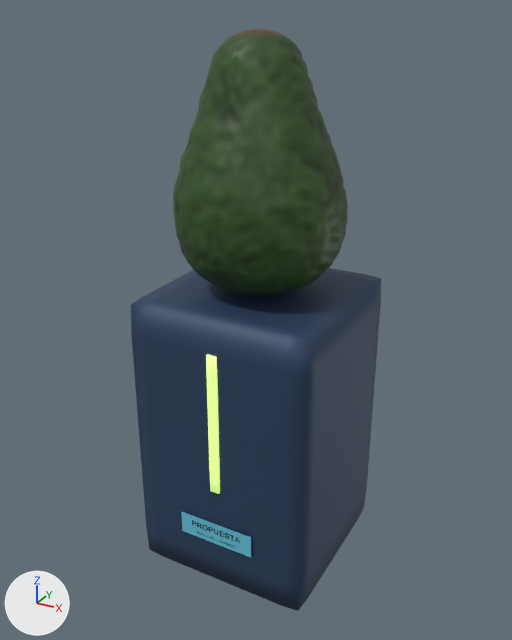
What one commit did to the glTF model dist/assets/palta-reveal.glb.
Before and after are seen from a camera (50 mm lens) standing at (0.986, -1.831, 1.751) and looking at (-0.013, -0.014, 0.843). Arrows for +X, +Y and +Z are at lower left; the lights stay in place. The older version comes first.

Names of what the first picture shows: 'palta_half_left', 'palta_half_right', 'palta_pedestal'.
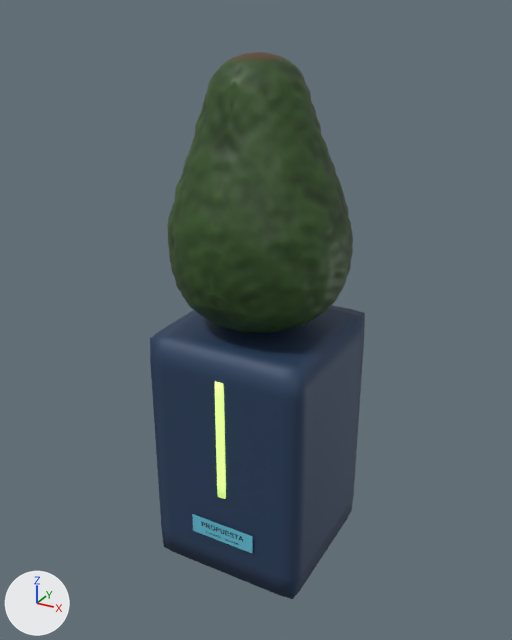
ob_palta_turntable is not drawn itself; it is the parent of ob_palta_fruit.
ob_palta_fruit is not drawn itself; it is the parent of ob_palta_half_right, ob_palta_half_left, ob_palta_seed, ob_palta_medallion, ob_palta_glow_ring.

Scene script edits in JSON lines:
```json
{"op": "set", "path": "ob_palta_pedestal.scale", "old": "(1.0, 1.0, 1.0)", "new": "(0.875, 0.875, 0.875)"}
{"op": "set", "path": "ob_palta_turntable.location", "old": "(0.0, 0.0, 0.95)", "new": "(0.0, 0.0, 0.831)"}
{"op": "set", "path": "ob_palta_fruit.scale", "old": "(0.75, 0.75, 0.75)", "new": "(0.81, 0.81, 0.81)"}
```

Location of each change, [x1, y1, x2, y2] in pixels of the pictures (512 x 640 px):
```json
{"object": "palta_pedestal", "change": "rescaled", "before": [131, 268, 381, 611], "after": [150, 305, 365, 599], "on screen": "14% narrower, 14% shorter"}
{"object": "palta_half_right", "change": "moved, rescaled", "before": [214, 29, 348, 295], "after": [211, 52, 353, 333]}
{"object": "palta_half_left", "change": "moved, rescaled", "before": [173, 29, 256, 292], "after": [168, 52, 256, 329]}
```
